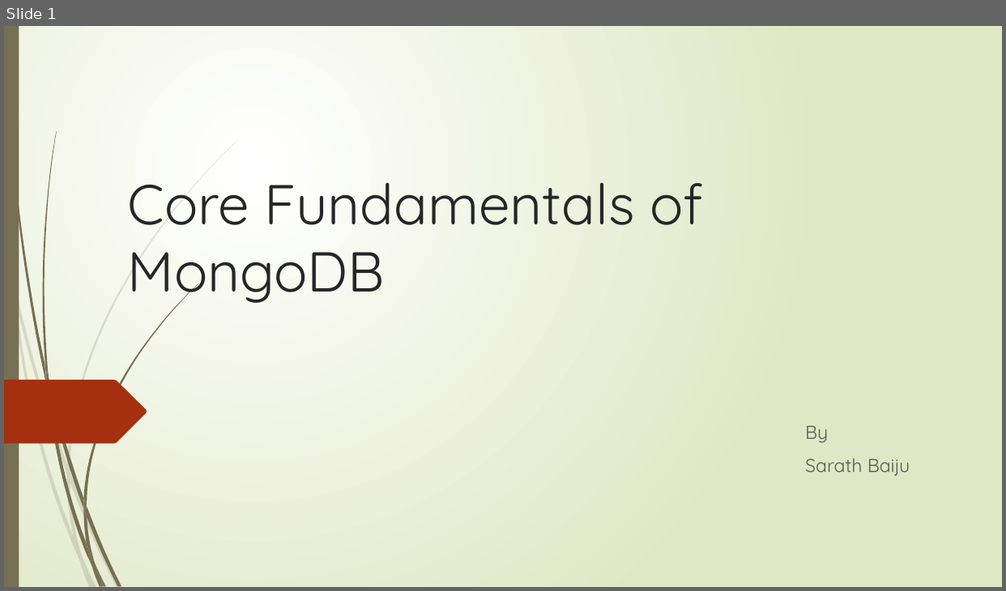
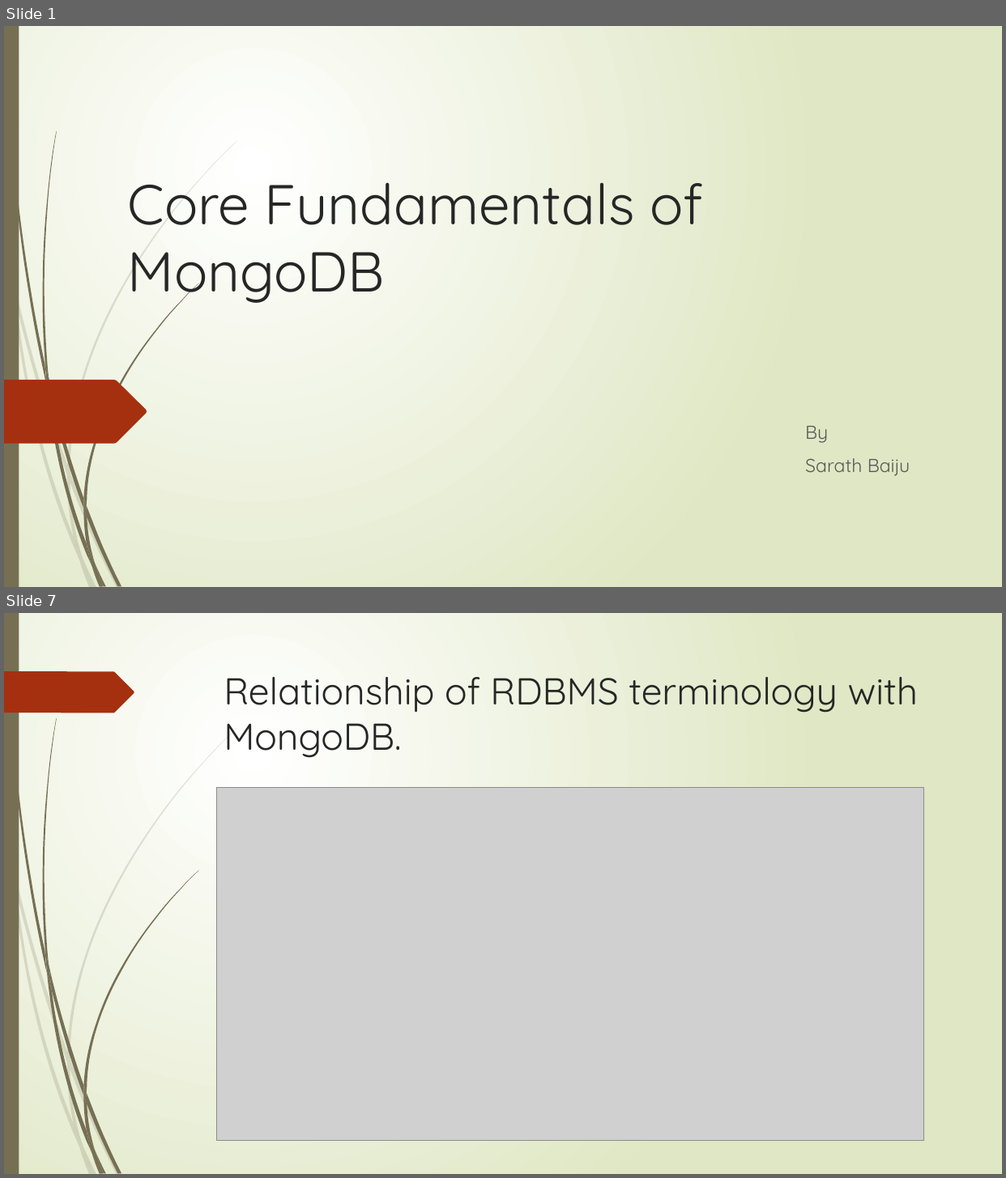
Before and after one commit to SarathBaiju/Training-Topics-2022, a slide deck: Mongodb/MongoDb_Class1.pptx. Shown one above the other, each under a label of ours: slide 1 before the commit, slides 1 and 7 after it; the slides between them are not shown. The pictures are 1006x591 and 1006x1178 pixels, drawn with LibreOffice and Linux fonts; fonts in the diff are those of the drawing; grey boxes stand for pictures. Boxes give left, top, right and bottom in pixels: in the first picture for what was removed or moved away, otherwise in the second. Text is boxed around its words. In the diff, an @@ line names an element or a change of style, - is before the commit and + after.

Commit message:
MongoDb: Class1 ppt added

```diff
--- a/Mongodb/MongoDb_Class1.pptx
+++ b/Mongodb/MongoDb_Class1.pptx
@@ slide 7 added at [4, 613, 1002, 1174], background gradient #FFFFFF to #DFE8C4; not listed: 23 template elements that a slide beside it also shows @@
@@ freeform shape added at [4, 671, 134, 713], fill #A53010 @@
@@ title added at [224, 677, 918, 758], 36 pt, text #262626 @@
+Relationship of RDBMS terminology with MongoDB.
@@ picture added at [216, 787, 924, 1141] @@
```
Also in this commit, not shown: 7 other slides added.
